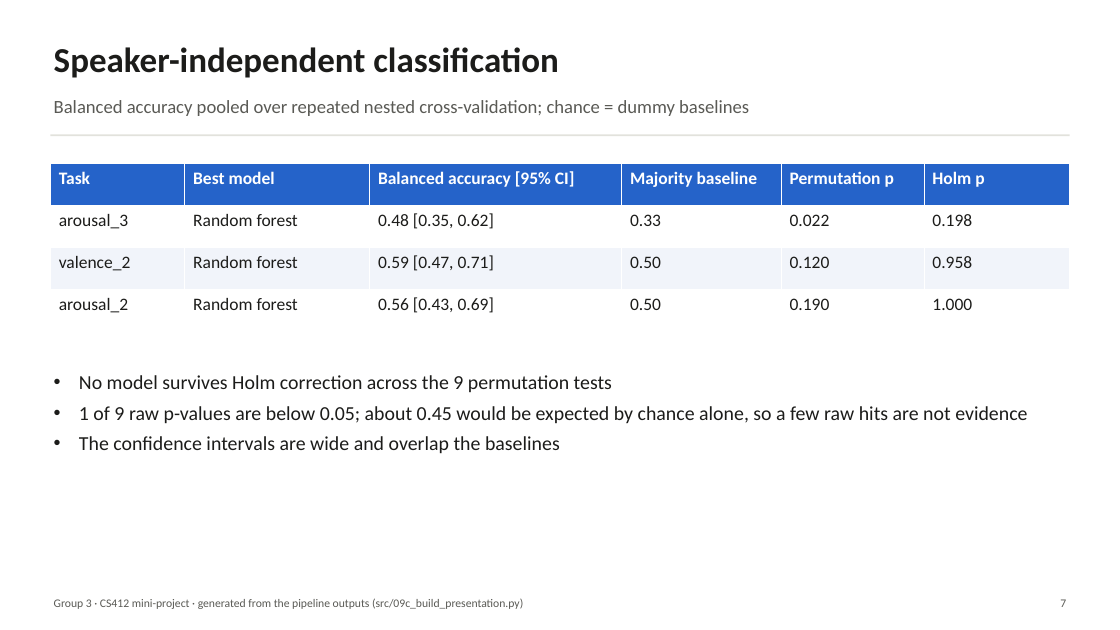
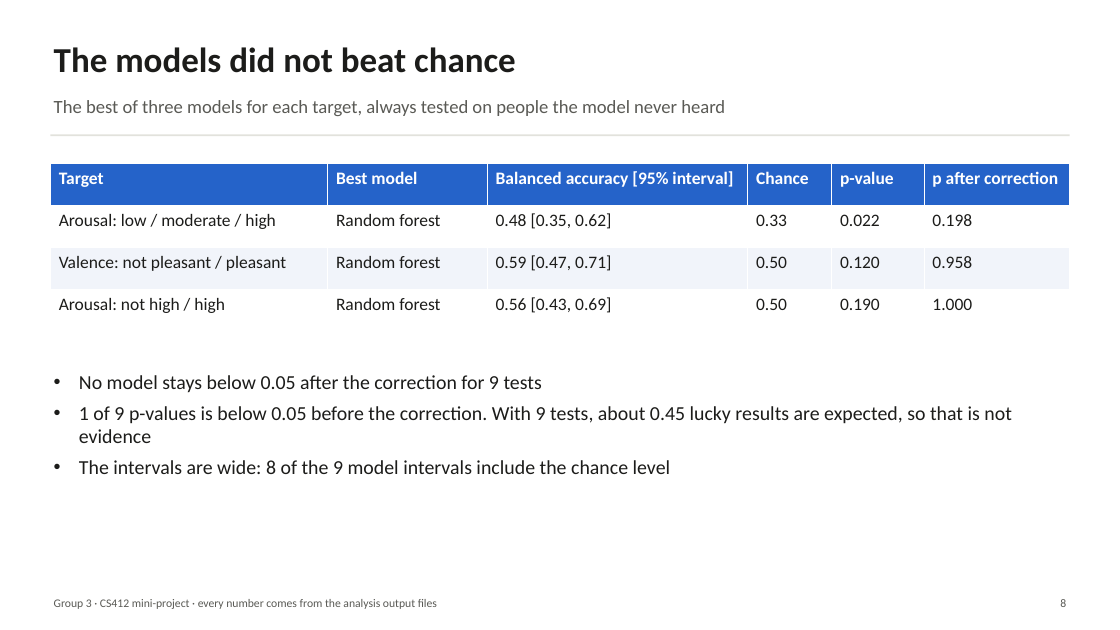
Before and after one commit to everyonehatesralph/AC_miniproject, a slide deck: slide 8 of reports/presentation/G3_results_presentation.pptx (slide 7 before the commit). Drawn at 1120x630 pixels with LibreOffice and Linux fonts; fonts in the diff are those of the drawing. Boxes give left, top, right and bottom in pixels: in the first picture for what was removed or moved away, otherwise in the second. Text is boxed around its words. In the diff, an @@ line names an element or a change of style, - is before the commit and + after.

```diff
--- a/reports/presentation/G3_results_presentation.pptx
+++ b/reports/presentation/G3_results_presentation.pptx
@@ text at (54, 47, 516, 73): text changed @@
-Speaker-independent classification
+The models did not beat chance
@@ text at (54, 100, 725, 116): text changed @@
-Balanced accuracy pooled over repeated nested cross-validation; chance = dummy baselines
+The best of three models for each target, always tested on people the model never heard
@@ table at (50, 164, 1070, 332) @@
-row 1: Task | Best model | Balanced accuracy [95% CI] | Majority baseline | Permutation p | Holm p
+row 1: Target | Best model | Balanced accuracy [95% interval] | Chance | p-value | p after correction
-row 2, column 1: arousal_3
+row 2, column 1: Arousal: low / moderate / high
-row 3, column 1: valence_2
+row 3, column 1: Valence: not pleasant / pleasant
-row 4, column 1: arousal_2
+row 4, column 1: Arousal: not high / high
@@ text at (79, 375, 1012, 474): text changed @@
-• No model survives Holm correction across the 9 permutation tests
-• 1 of 9 raw p-values are below 0.05; about 0.45 would be expected by chance alone, so a few raw hits are not evidence
-• The confidence intervals are wide and overlap the baselines
+• No model stays below 0.05 after the correction for 9 tests
+• 1 of 9 p-values is below 0.05 before the correction. With 9 tests, about 0.45 lucky results are expected, so that is not evidence
+• The intervals are wide: 8 of the 9 model intervals include the chance level
@@ text at (54, 599, 437, 609): text changed @@
-Group 3 · CS412 mini-project · generated from the pipeline outputs (src/09c_build_presentation.py)
+Group 3 · CS412 mini-project · every number comes from the analysis output files
@@ text at (1060, 599, 1066, 607): text changed @@
-7
+8
```
Also in this commit, not shown: 10 other slides changed, 2 slides added, 1 slide removed, 12 other files.
